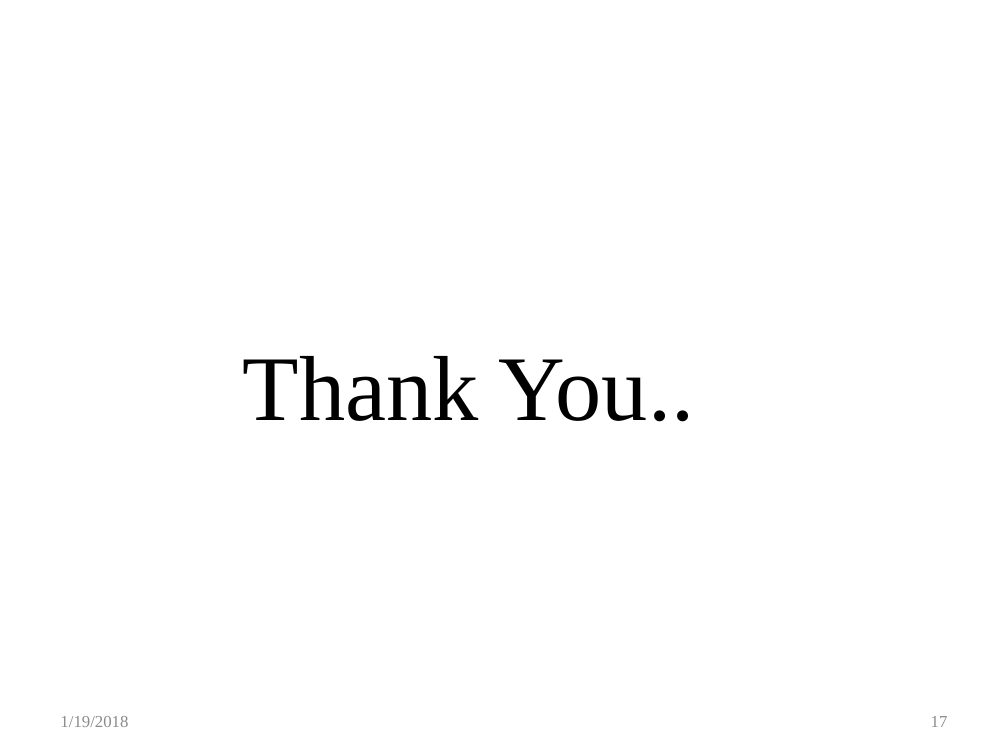
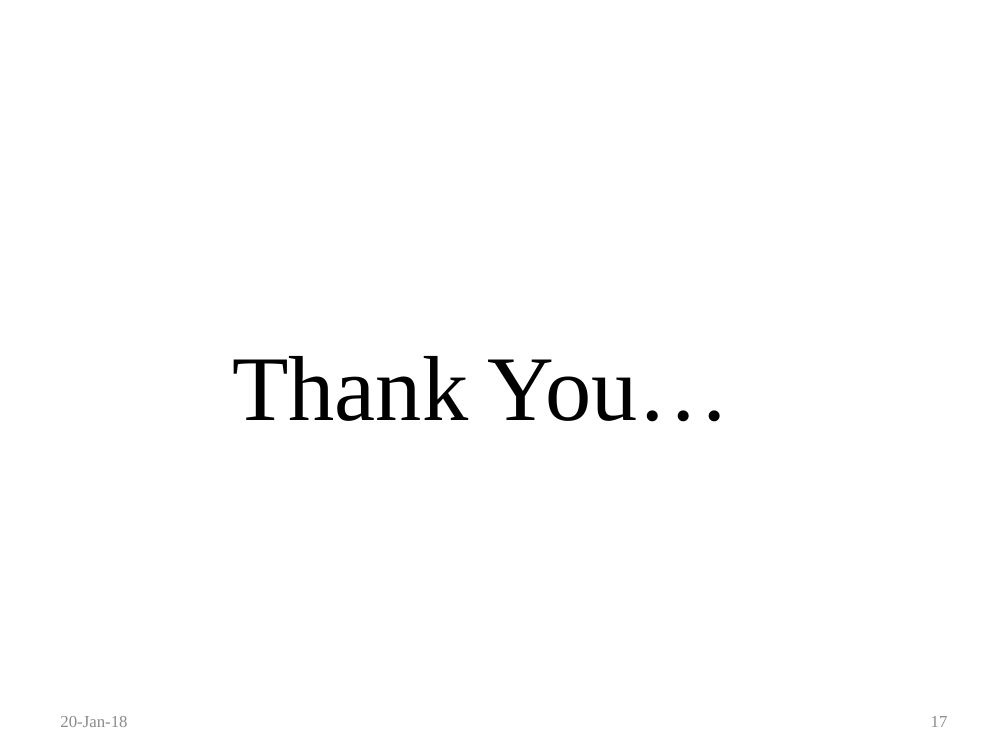
Before and after one commit to Customer-Churn-Prediction/Project-Machine-Learning, a slide deck: slide 17 of Customer Churn Prediction In Telecom Industry.pptx. Drawn at 1008x756 pixels with LibreOffice and Linux fonts; fonts in the diff are those of the drawing. Boxes give left, top, right and bottom in pixels: in the first picture for what was removed or moved away, otherwise in the second. Text is boxed around its words. In the diff, an @@ line names an element or a change of style, - is before the commit and + after.

```diff
--- a/Customer Churn Prediction In Telecom Industry.pptx
+++ b/Customer Churn Prediction In Telecom Industry.pptx
@@ text at [232,356,730,422]: text changed @@
-Thank You..
+Thank You…
@@ text at [60,716,127,727]: text changed @@
-1/19/2018
+20-Jan-18
```
Also in this commit, not shown: 16 other slides changed.
